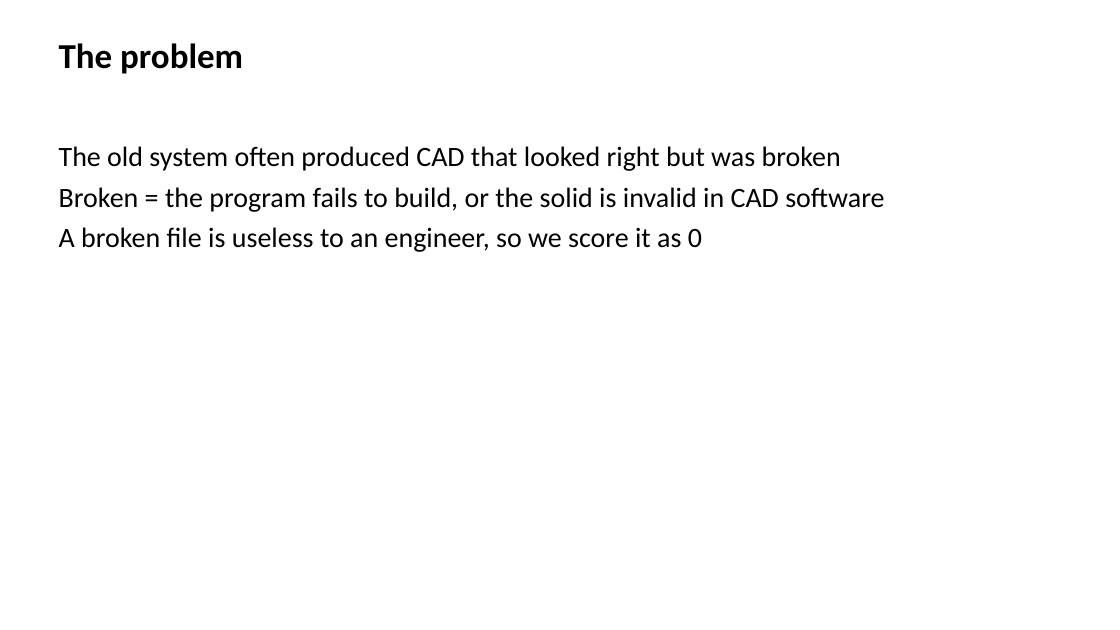
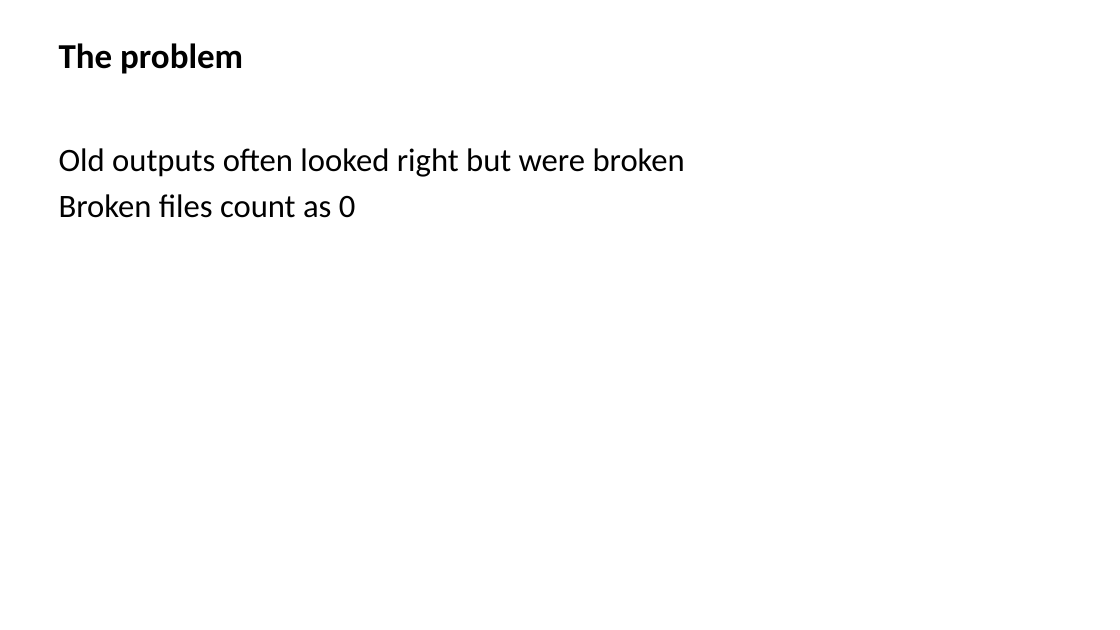
Before and after one commit to andrwlinx/CADFit, a slide deck: slide 2 of bench/figures/v2_2026-10-23/CADFit_v2_update.pptx. Drawn at 1120x630 pixels with LibreOffice and Linux fonts; fonts in the diff are those of the drawing. Boxes give left, top, right and bottom in pixels: in the first picture for what was removed or moved away, otherwise in the second. Text is boxed around its words. In the diff, an @@ line names an element or a change of style, - is before the commit and + after.

Commit message:
Slides: minimal text

```diff
--- a/bench/figures/v2_2026-10-23/CADFit_v2_update.pptx
+++ b/bench/figures/v2_2026-10-23/CADFit_v2_update.pptx
@@ text at [59, 148, 685, 218]: text changed; size 24 to 28 pt @@
-The old system often produced CAD that looked right but was broken
-Broken = the program fails to build, or the solid is invalid in CAD software
-A broken file is useless to an engineer, so we score it as 0
+Old outputs often looked right but were broken
+Broken files count as 0
```
Also in this commit, not shown: 6 other slides changed, 1 other file.
